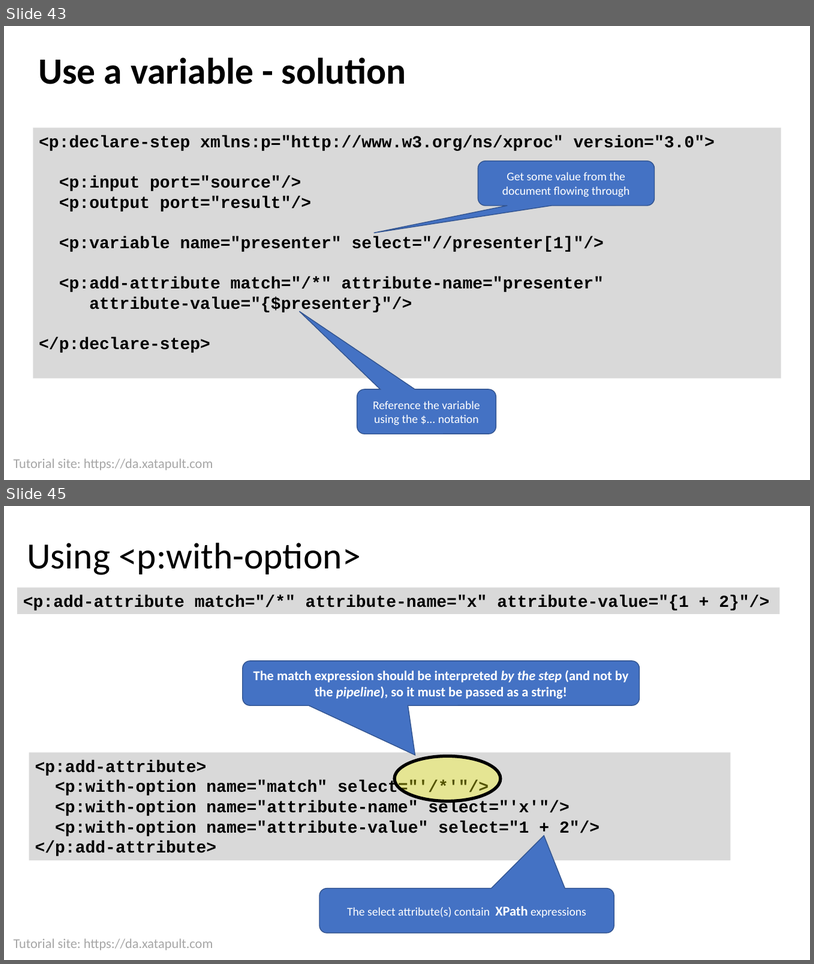
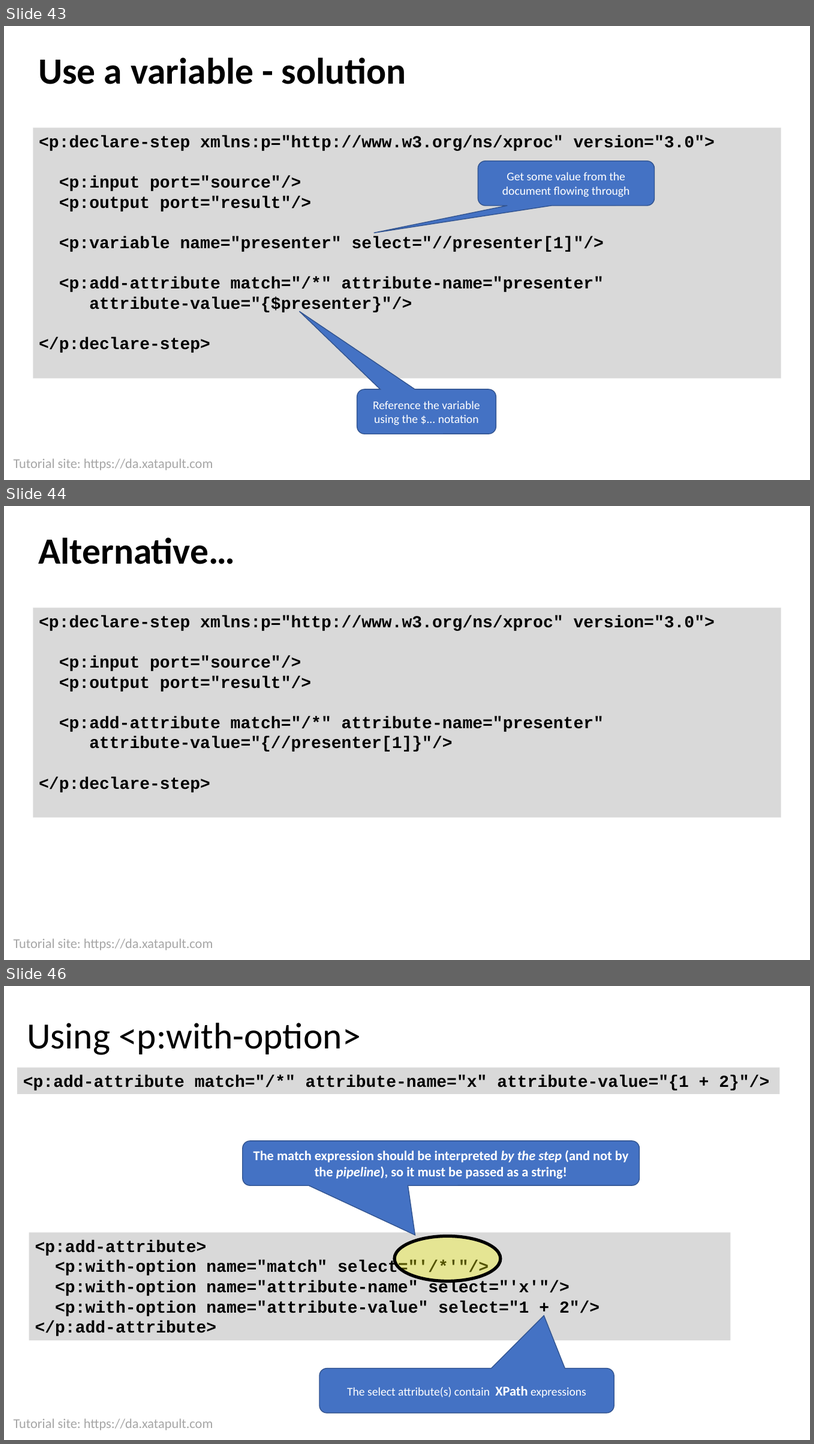
Before and after one commit to xatapult/da-2021-xproc, a slide deck: presentation/Introduction to XProc 3.0.pptx. Shown one above the other, each under a label of ours: slides 43 and 45 before the commit, slides 43, 44 and 46 after it; the slides between them are not shown. The pictures are 814x964 and 814x1444 pixels, drawn with LibreOffice and Linux fonts; fonts in the diff are those of the drawing; background and template pictures are left out. Boxes give left, top, right and bottom in pixels: in the first picture for what was removed or moved away, otherwise in the second. Text is boxed around its words. In the diff, an @@ line names an element or a change of style, - is before the commit and + after.

```diff
--- a/presentation/Introduction to XProc 3.0.pptx
+++ b/presentation/Introduction to XProc 3.0.pptx
@@ slide 44 added at (4,506,810,960), background #FFFFFF; not listed: 1 template element that a slide beside it also shows @@
@@ title added at (38,537,235,564), 44 pt, text #000000, bold @@
+Alternative…
@@ rectangle added at (33,607,782,817), fill #D9D9D9, 20 pt, text #000000, bold @@
+<p:declare-step xmlns:p="http://www.w3.org/ns/xproc" version="3.0">
+<p:input port="source"/>
+<p:output port="result"/>
+<p:add-attribute match="/*" attribute-name="presenter"
+attribute-value="{//presenter[1]}"/>
+</p:declare-step>
@@ what was slide 45 is now slide 46 @@
```
Also in this commit, not shown: 3 slides changed.
